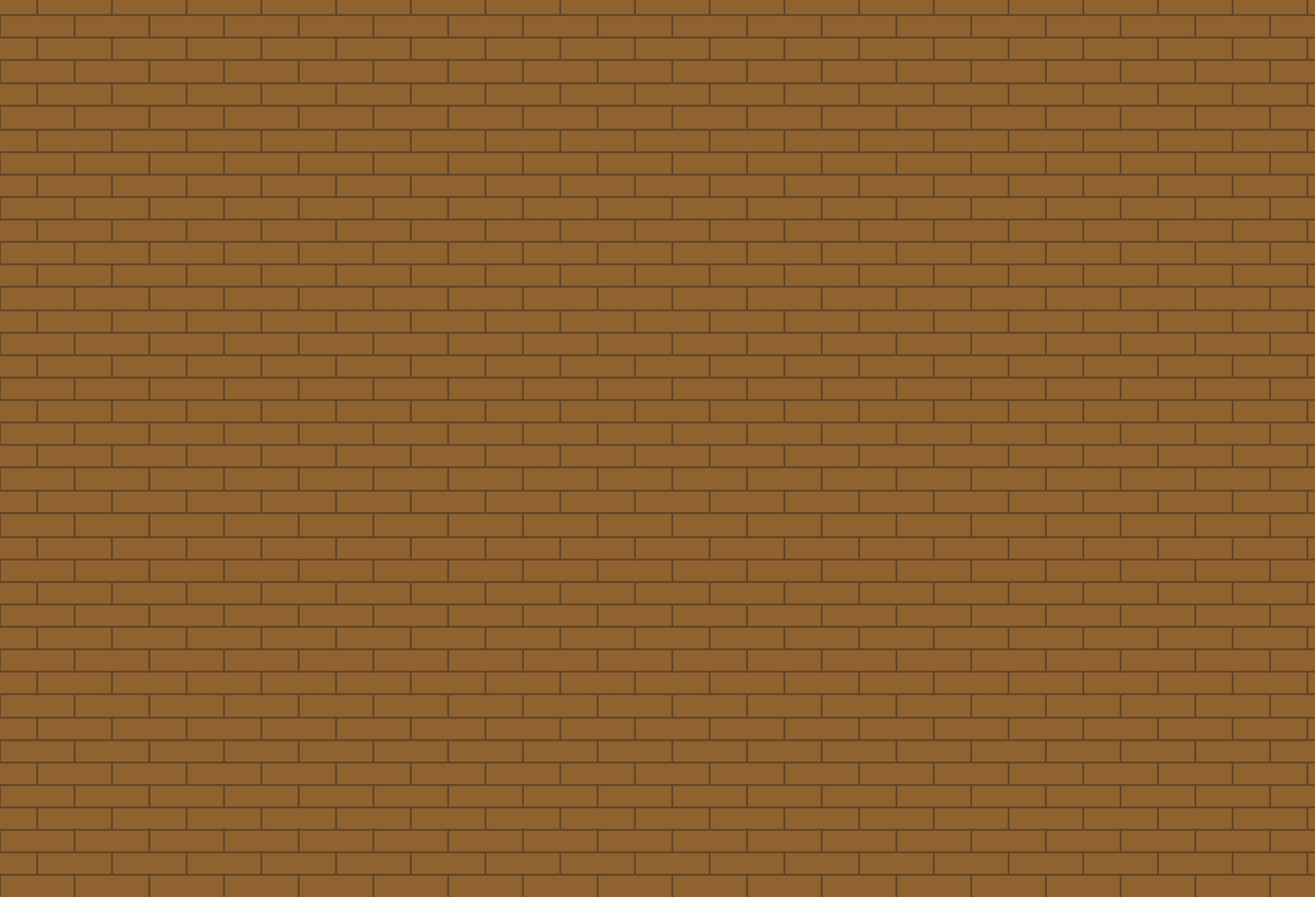
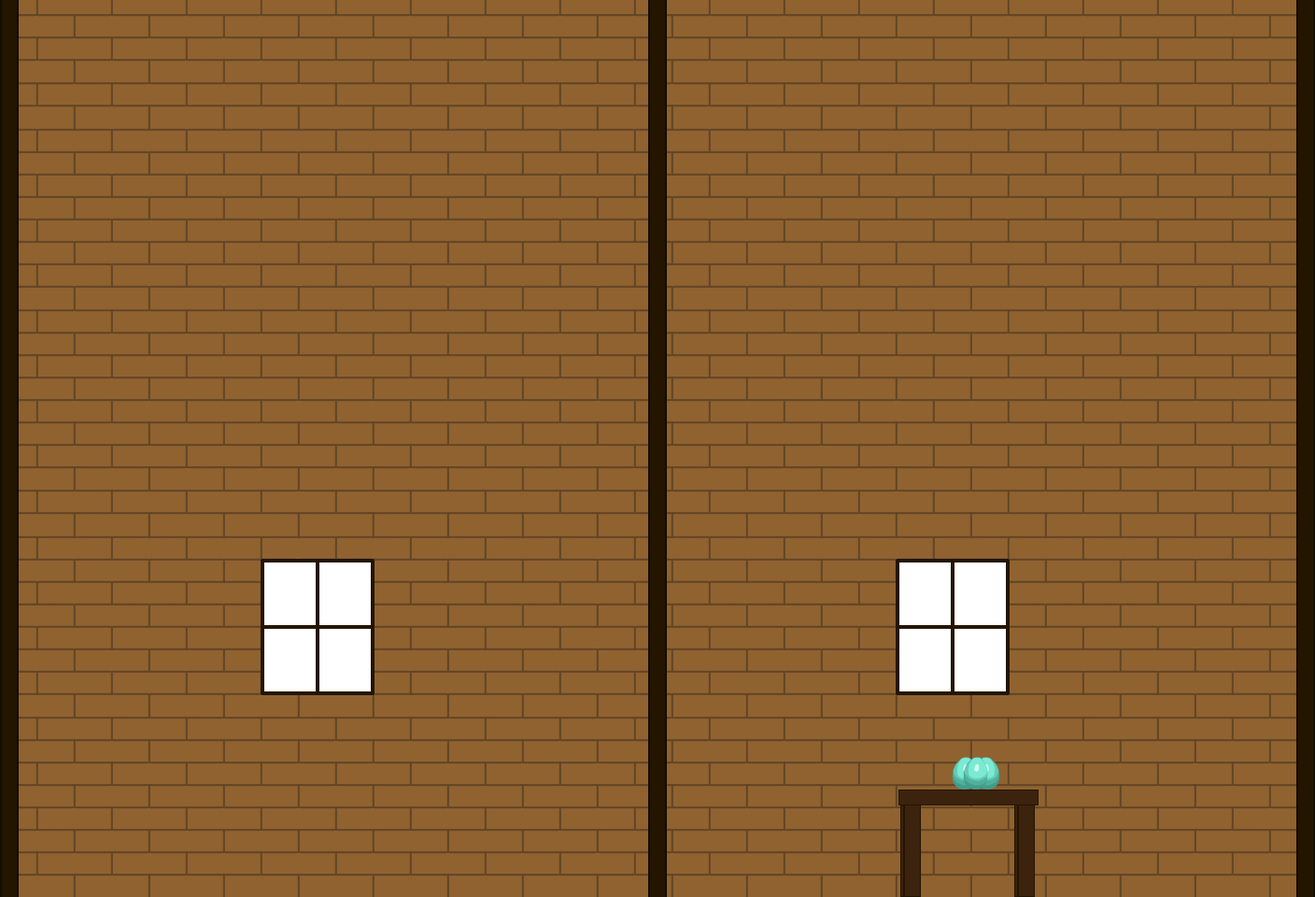
Revision of a layered w=1315, h=897 image; what changed, layer by layer:
removed layer "Calque 2 copie 4" over [0, 0, 1315, 897]
added layer "Oeuf copie 2" above "Oeuf copie" over [963, 756, 989, 790]
added layer "Oeuf copie" above "Oeuf" over [975, 756, 1001, 790]
added layer "Oeuf" above "Calque 4 copie" over [951, 756, 978, 790]
added layer "Calque 3" above "Calque 2" over [898, 789, 1039, 897]
added layer "Calque 2" above "Calque 1" over [0, 0, 1315, 897]
added layer "Calque 0" over [0, 0, 1315, 897]
